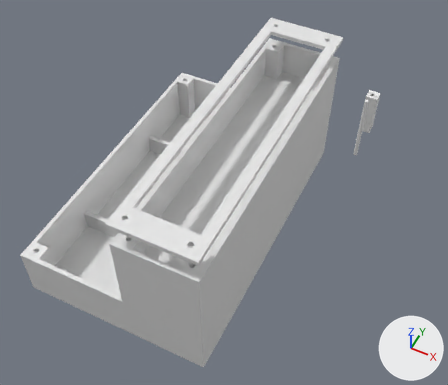
One commit to the Blender file resources/case/base.blend: the scene before it, then after it.
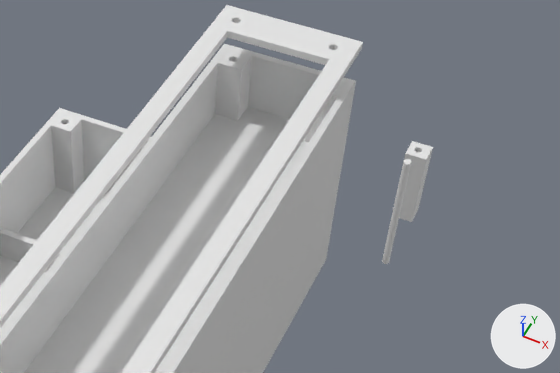
Old and new are each drawn whole from a 50 mm lens placed at (109.0, -180.0, 251.0), pointed at (14.0, 10.0, 13.0) and again close up on the part from 34% to 100% of the width and 4% to 55% of the height. Lighting does not change. The marker at lower right points along +X, +Y and +Z.
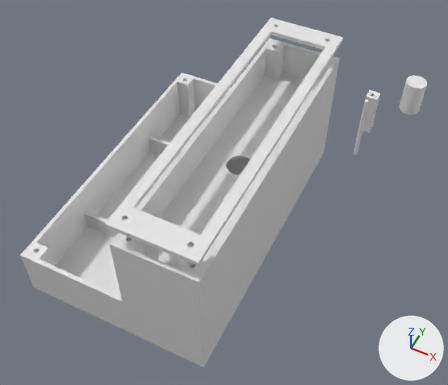
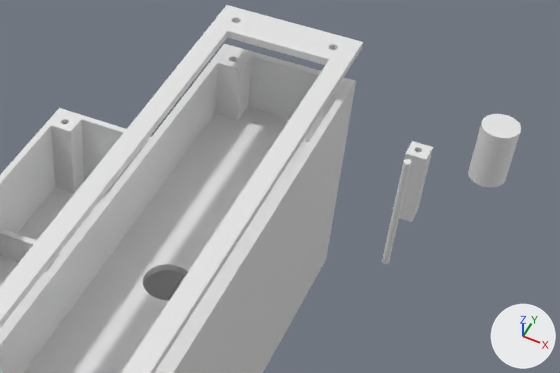
Scene script edits in JSON lines:
```json
{"block": "me_cube", "where": "# used by ob_cube; location = (0.0, 0.0, 0.0)"}
{"op": "remove", "block": "me_cube", "code": "me_cube.from_pydata(...)  # 363 vertices, 280 faces; spans x -45.5..46.4, y -74.0..74.0, z -0.5..65.6"}
{"op": "add", "block": "me_cube", "code": "me_cube.from_pydata(...)  # 427 vertices, 312 faces; spans x -45.5..46.4, y -74.0..74.0, z -0.5..65.6"}
{"block": "me_cube", "change": "me_cube part 1"}
{"block": "me_cube", "change": "4 faces are deleted"}
{"block": "me_cube", "change": "32 vertices are added at x 21.1..33.2, y -6.1..6.1, z 46.6"}
{"block": "me_cube", "change": "32 new vertices lie (0.0, 0.0, 2.0) away from vertices in x 21.1..33.2, y -6.1..6.1, z 46.6"}
{"block": "me_cube", "change": "36 new faces join them"}
{"op": "add", "block": "me_cube_017", "code": ["me_cube_017 = bpy.data.meshes.new('Cube.017')", "me_cube_017.from_pydata(...)  # a 32-sided cylinder along x spanning x -1000.0..1000.0, y -525.0..688.0, z -428.0..786.0"]}
{"op": "add", "block": "ob_cube_011", "code": ["ob_cube_011 = bpy.data.objects.new('Cube.011', me_cube_017)", "ob_cube_011.location = (78.5, 129.7, 12.9)", "ob_cube_011.rotation_euler = (0.0, 1.571, 0.0)  # degrees (0, 90, 0)", "ob_cube_011.scale = (0.01, 0.01, 0.01)"]}
```

What differs and where, as boxes [x1, y1, x2, y2] in the close-ups (560 x 373 px):
```json
{"object": "Cube.011", "change": "added", "after": [468, 114, 521, 188]}
{"part": 1, "of": "me_cube", "change": "built on", "before": [24, 107, 309, 373], "after": [24, 107, 309, 373]}
```
